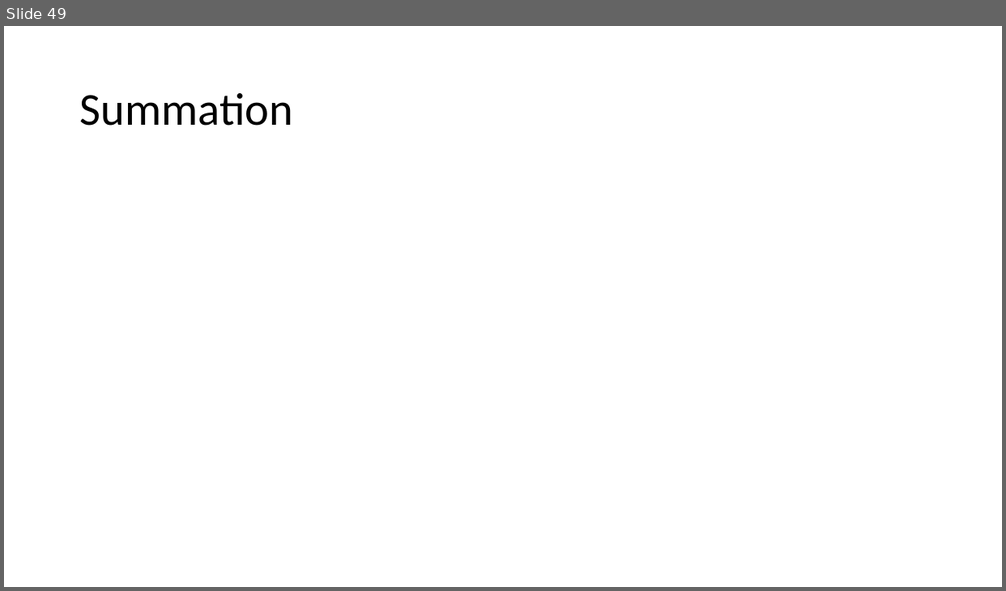
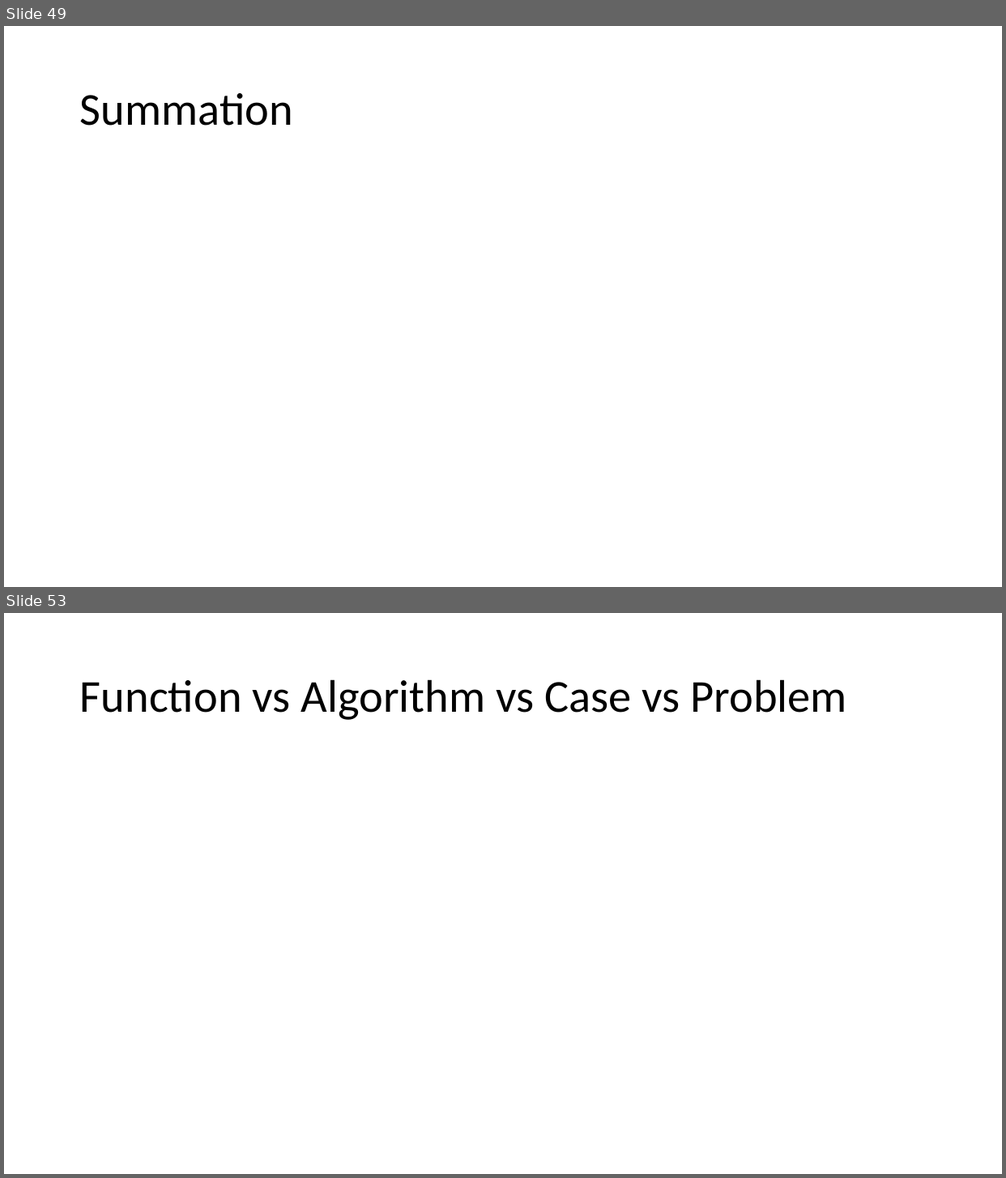
Before and after one commit to skalakm/232, a slide deck: notes.pptx. Shown one above the other, each under a label of ours: slide 49 before the commit, slides 49 and 53 after it; the slides between them are not shown. The pictures are 1006x591 and 1006x1178 pixels, drawn with LibreOffice and Linux fonts; fonts in the diff are those of the drawing; grey boxes stand for pictures. Boxes give left, top, right and bottom in pixels: in the first picture for what was removed or moved away, otherwise in the second. Text is boxed around its words. In the diff, an @@ line names an element or a change of style, - is before the commit and + after.

```diff
--- a/notes.pptx
+++ b/notes.pptx
@@ slide 53 added at [4, 613, 1002, 1174], background #FFFFFF @@
@@ title added at [80, 679, 846, 720], 44 pt, text #000000 @@
+Function vs Algorithm vs Case vs Problem
```
Also in this commit, not shown: 1 slide changed, 3 other slides added, 1 other file.
